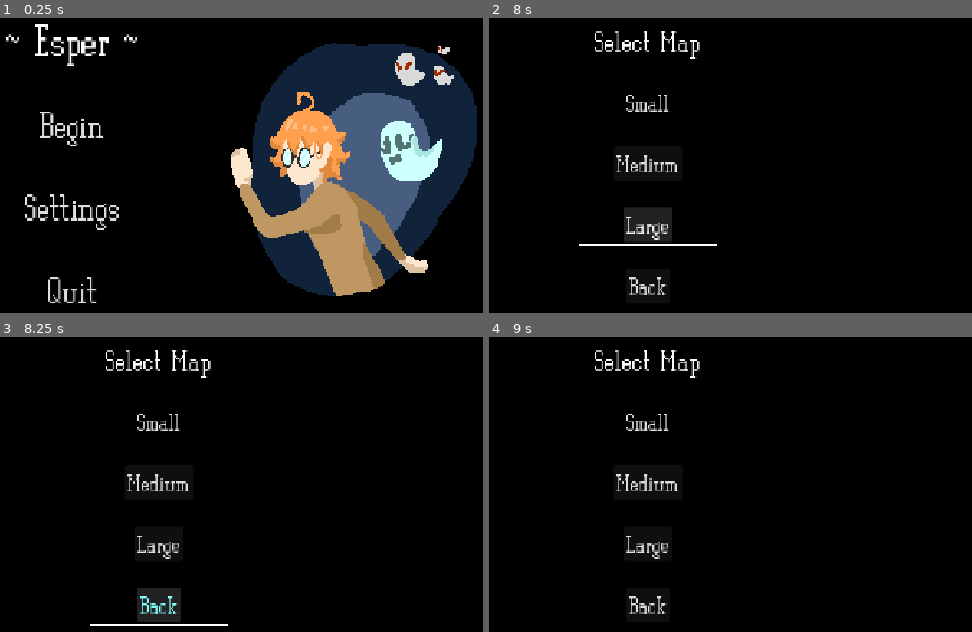
Above: before the commit, frames 1-4 (two rows, left to right).
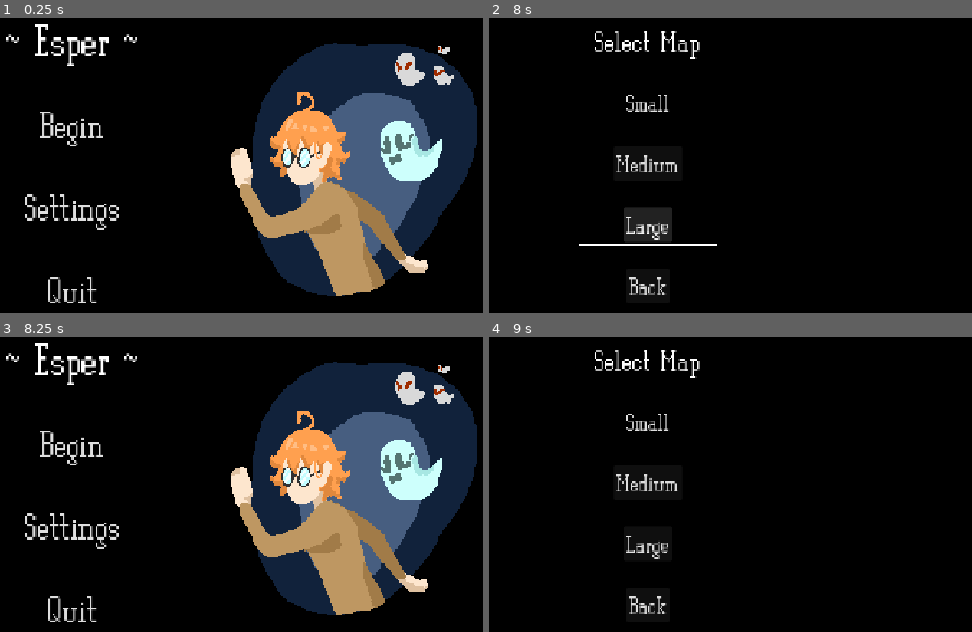
Above: after the commit, the same moments.

Repository: Tortiz-CSUF/esper---1
Game: Godot game, scene res://Scenes/main_menu.tscn
Two runs of this game, one before a commit and one after it. Both use one fixed random seed, a clock stepped at 60 frames per second and the inputs below.
Inputs (mouse positions are in pixels of both pictures, inside the frame that each line leads up to):
- Up to frame 1 (0.25 s): no input
- Up to frame 2 (8 s): click "Begin" at 0.5 s; click "Small" at 1.25 s; click "Medium" at 2 s; click "Large" at 2.75 s; click "Small" at 3.5 s; click "Medium" at 4.25 s; click "Large" at 5 s; click "Small" at 5.75 s; click "Medium" at 6.5 s; click "Large" at 7.25 s
- Up to frame 3 (8.25 s): click "Back" at 8 s
- Up to frame 4 (9 s): click (561, 443) at 8.75 s, where only the run after the commit has a clickable "Begin"

Frames 1-2 are identical in both runs. In frame 3, 37% of the frame differs, in the area x 1-99%, y 2-98%; in frame 4, nothing differs.

Commit message:
Haunted_Adventure_2D_2

Diff:
--- /dev/null
+++ b/Scenes/introduction.tscn
@@ -0,0 +1,9 @@
+[gd_scene format=3 uid="uid://c3ccgnj7pwoyp"]
+
+[node name="Introduction" type="Control" unique_id=911553362]
+layout_mode = 3
+anchors_preset = 15
+anchor_right = 1.0
+anchor_bottom = 1.0
+grow_horizontal = 2
+grow_vertical = 2
--- a/Scripts/main_menu.gd
+++ b/Scripts/main_menu.gd
@@ -40,6 +40,7 @@
 	settings_button.pressed.connect(_on_settings_pressed)
 	quit_button.pressed.connect(_on_quit_pressed)
 	settings_back_button.pressed.connect(_on_settings_back_pressed)
+	map_back_button.pressed.connect(_on_map_back_pressed)
 	small_button.pressed.connect(_on_map_selected.bind("small"))
 	medium_button.pressed.connect(_on_map_selected.bind("medium"))
 	large_button.pressed.connect(_on_map_selected.bind("large"))
